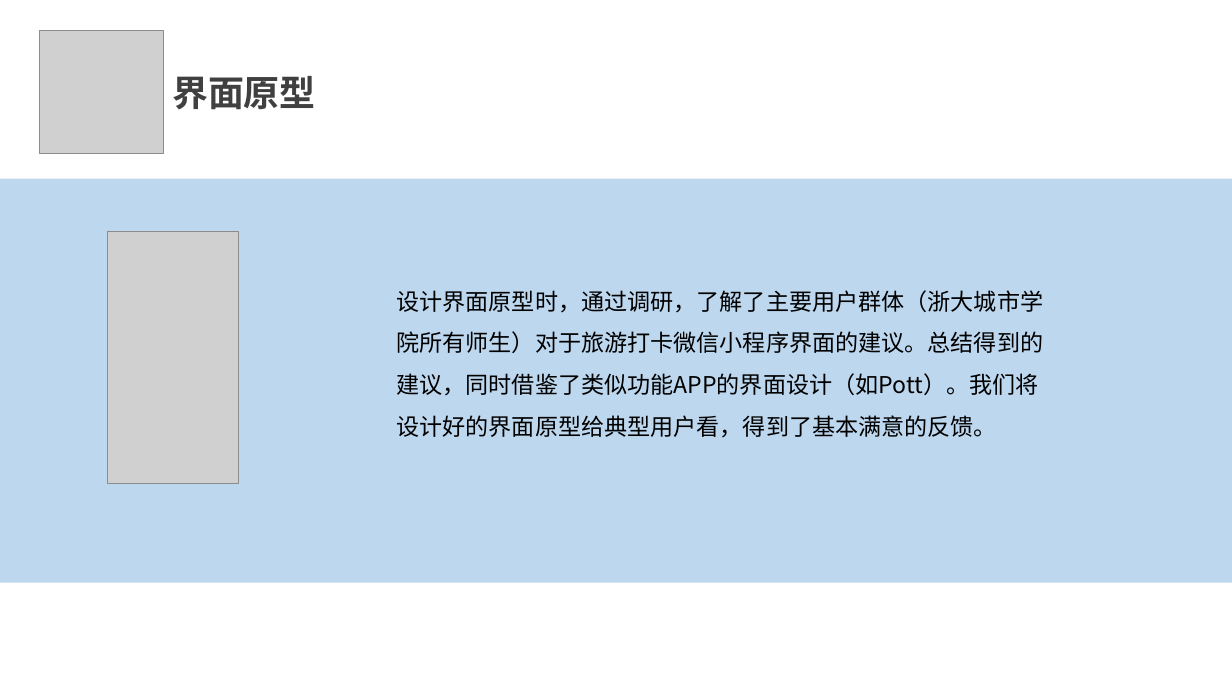
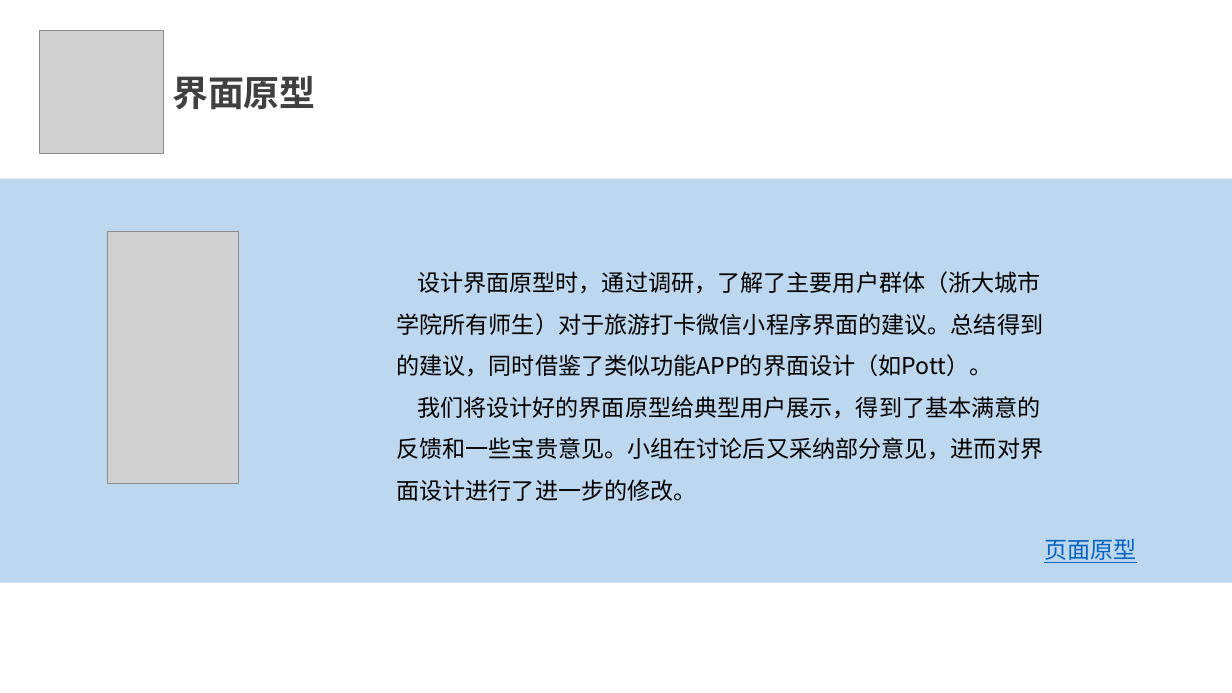
Before and after one commit to SE2020-G7/footprint, a slide deck: slide 18 of 评审PPT/需求分析/项目需求设计-G07.pptx. Drawn at 1232x693 pixels with LibreOffice and Linux fonts; fonts in the diff are those of the drawing; grey boxes stand for pictures. Boxes give left, top, right and bottom in pixels: in the first picture for what was removed or moved away, otherwise in the second. Text is boxed around its words. In the diff, an @@ line names an element or a change of style, - is before the commit and + after.

```diff
--- a/评审PPT/需求分析/项目需求设计-G07.pptx
+++ b/评审PPT/需求分析/项目需求设计-G07.pptx
@@ text at (x1=396, y1=271, x2=1043, y2=501): text changed @@
-设计界面原型时，通过调研，了解了主要用户群体（浙大城市学院所有师生）对于旅游打卡微信小程序界面的建议。总结得到的建议，同时借鉴了类似功能APP的界面设计（如Pott）。我们将设计好的界面原型给典型用户看，得到了基本满意的反馈。
+设计界面原型时，通过调研，了解了主要用户群体（浙大城市学院所有师生）对于旅游打卡微信小程序界面的建议。总结得到的建议，同时借鉴了类似功能APP的界面设计（如Pott）。
+我们将设计好的界面原型给典型用户展示，得到了基本满意的反馈和一些宝贵意见。小组在讨论后又采纳部分意见，进而对界面设计进行了进一步的修改。
@@ text added at (x1=1044, y1=538, x2=1136, y2=563), 18 pt, text #0563C1, underline @@
+页面原型
```
Also in this commit, not shown: 19 other slides changed, 2 slides added, 2 slides removed.
